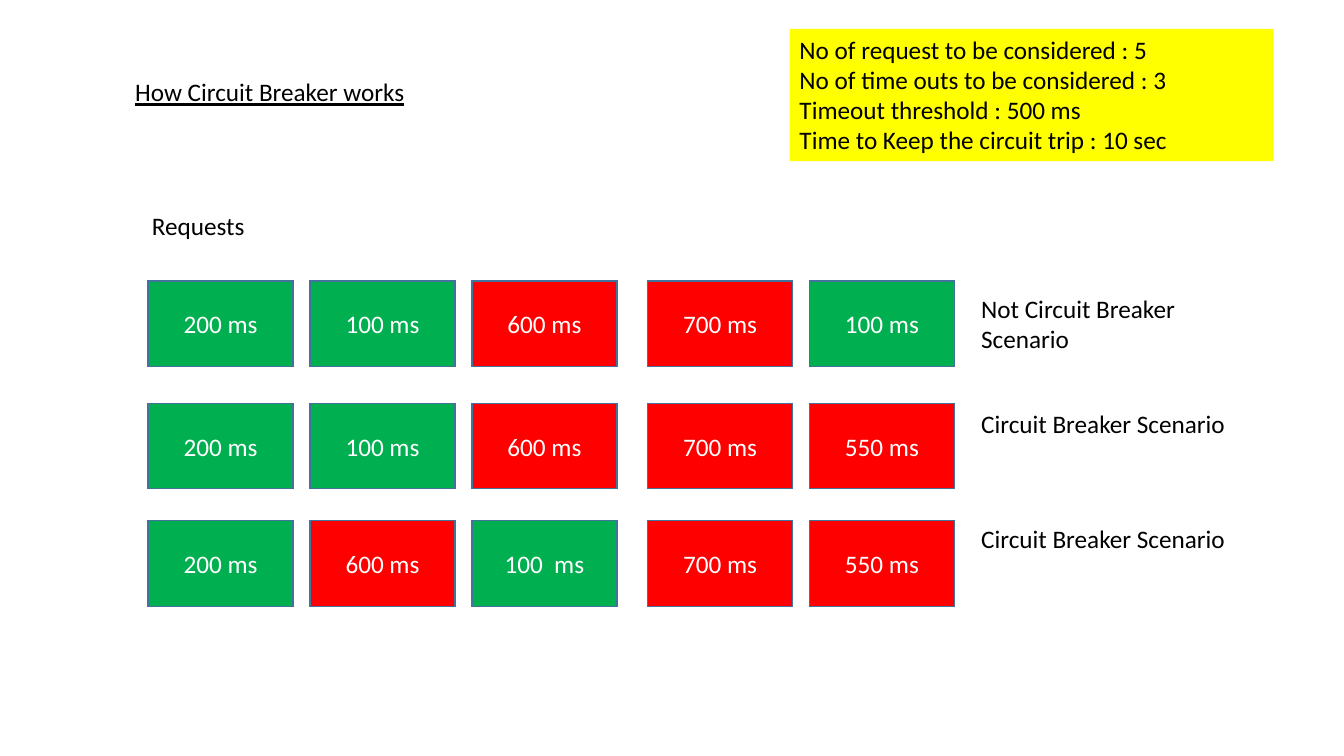
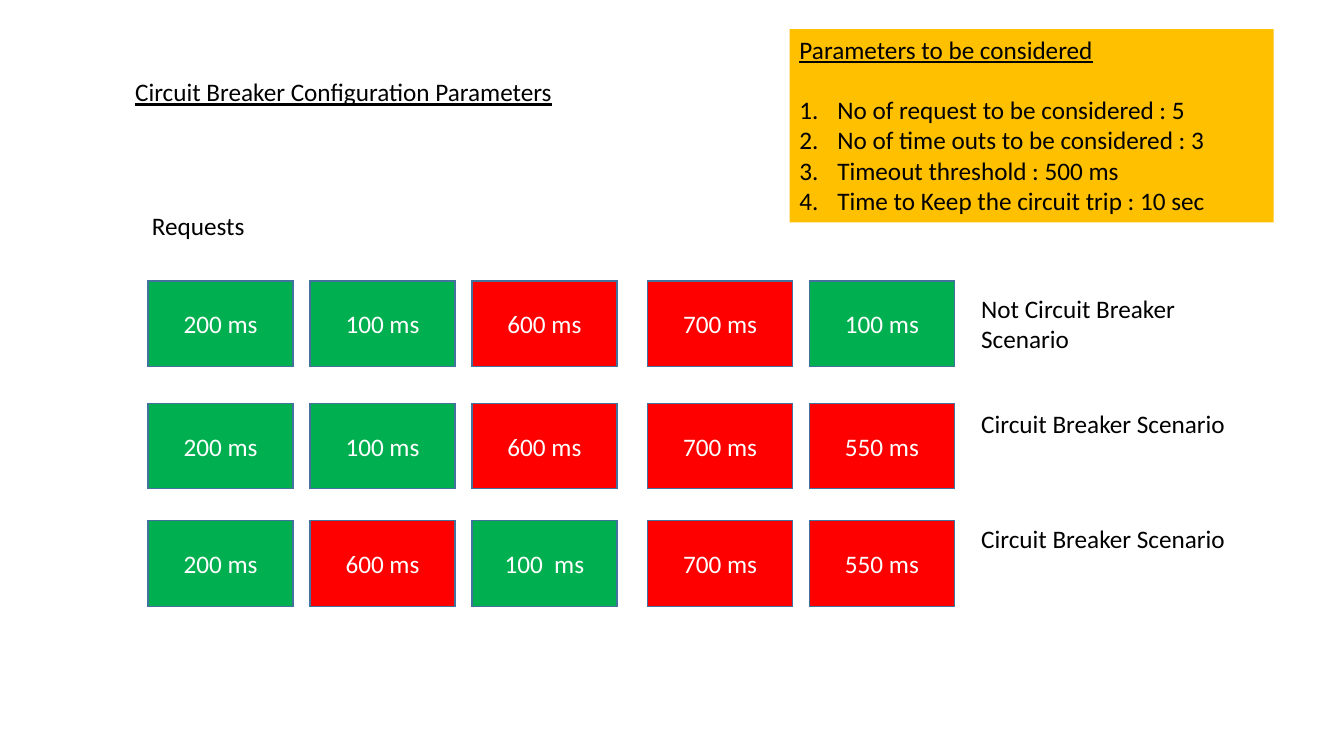
Before and after one commit to krishmetalhead/microservices, a slide deck: slide 15 of Microservice_Architecture_Defined.pptx. Drawn at 1344x756 pixels with LibreOffice and Linux fonts; fonts in the diff are those of the drawing. Boxes give left, top, right and bottom in pixels: in the first picture for what was removed or moved away, otherwise in the second. Text is boxed around its words. In the diff, an @@ line names an element or a change of style, - is before the commit and + after.

```diff
--- a/Microservice_Architecture_Defined.pptx
+++ b/Microservice_Architecture_Defined.pptx
@@ rectangle "Parameters to be considered": place and size @@
-rectangle "Parameters to be considered" at [789,29,1273,161]
+rectangle "Parameters to be considered" at [789,29,1273,223]
@@ rectangle "Parameters to be considered" at [789,29,1273,223]: fill #FFFF00 to #FFC000 @@
@@ text in rectangle at [799,41,1092,63]: paragraph added @@
+Parameters to be considered
@@ text at [135,83,551,106]: text changed @@
-How Circuit Breaker works
+Circuit Breaker Configuration Parameters
@@ text in rectangle at [837,101,1204,214]: bullet none to 1. @@
```
Also in this commit, not shown: 4 other slides changed, 31 slides added, 14 slides removed.
